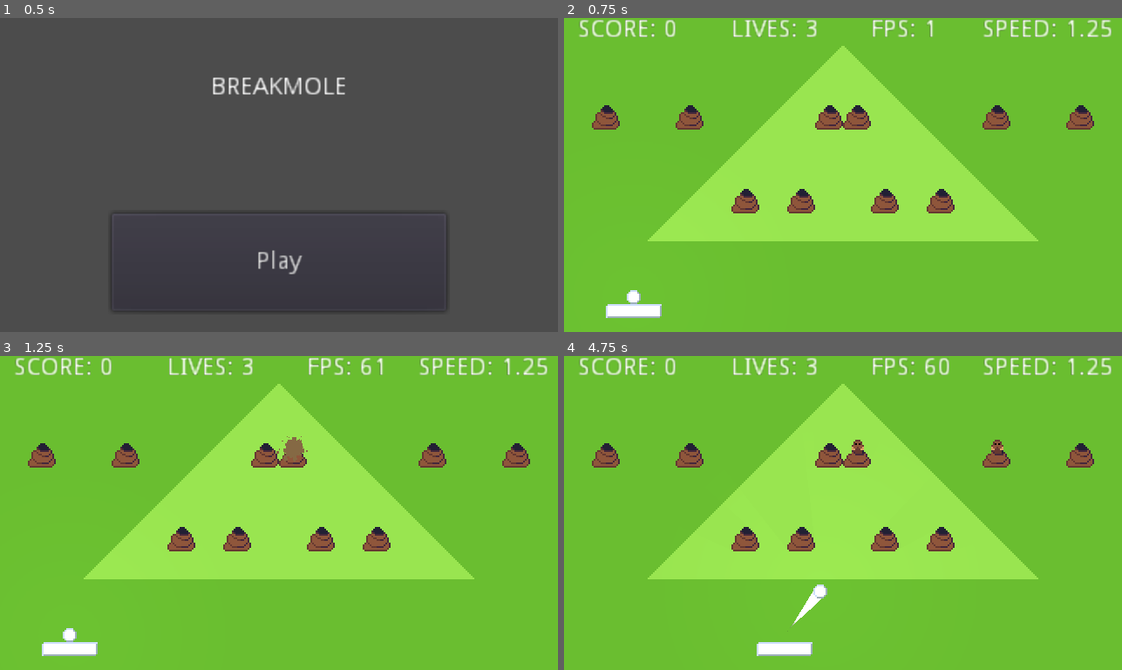
Above: before the commit, frames 1-4 (two rows, left to right).
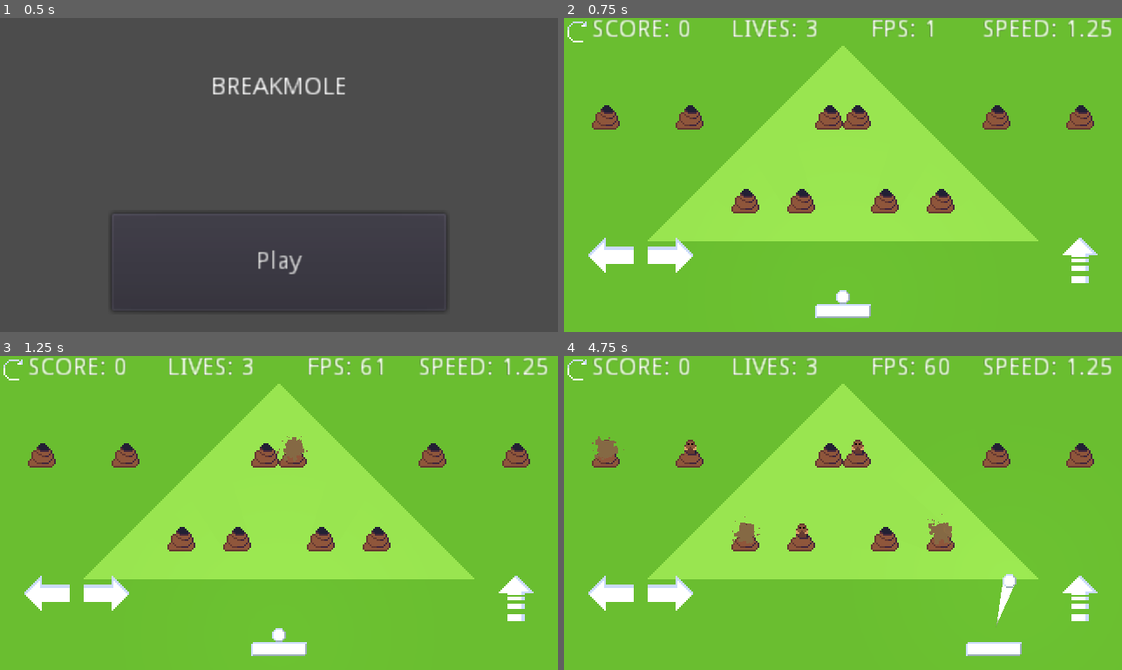
Above: after the commit, the same moments.

Repository: mibi88/BREAKMOLE
Game: Godot game, scene res://title.tscn
Same seed, same stepped clock (60 frames per second), same inputs: the game is played once before the commit and once after it.
Inputs (mouse positions are in pixels of both pictures, inside the frame that each line leads up to):
- Up to frame 1 (0.5 s): no input
- Up to frame 2 (0.75 s): click "Play" at 0.5 s
- Up to frame 3 (1.25 s): no input
- Up to frame 4 (4.75 s): click (580, 371) at 1.27 s; tap Enter at 2 s; hold Right (ui_right) 2.03-2.78 s; hold Left (ui_left) 2.78-3.53 s; hold Right (ui_right) 3.53-4.28 s; hold Up (ui_up) from 4.28 s (still down)

Frame 1 is identical in both runs. In frame 2, 2.9% of the frame differs, in the area x 0-96%, y 0-96%; in frame 3, 2.9%; in frame 4, 4.1%.

Commit message:
Some improvements

Diff:
--- a/Ball.gd
+++ b/Ball.gd
@@ -44,7 +44,7 @@
 	lives_label.set_text("LIVES: " + String(lives))
 	paddle_start_x = paddle.position.x
 	paddle_shape = paddle.get_node("PaddleShape")
-	paddle_width = paddle_shape.get_shape().get_extents().x
+	paddle_width = paddle_shape.get_shape().get_extents().x*2
 	reset()
 	speed_label.set_text("SPEED: " + str(ball_speed))
 	random.randomize()
@@ -62,6 +62,8 @@
 		x += speed*2
 	elif staying and !paddle.collision_left and Input.is_action_pressed("ui_left"):
 		x -= speed*2
+	if Input.is_action_pressed("ui_cancel"):
+		get_tree().change_scene("res://main_game.tscn")
 	if staying and Input.is_action_pressed("ui_up"):
 		staying = 0
 		rx = random.randf_range(225, 315)
@@ -99,13 +101,11 @@
 
 func _on_Paddle_body_entered(body):
 	if !staying:
-		var diff = (position.x - paddle_width*2) - paddle.position.x
+		var diff = global_position.x - paddle.position.x + paddle_width/2
 		var rot = max(min(diff/paddle_width, 1.0), 0.0) * 90
 		rx = rot + 225
 		if ball_speed < 8: ball_speed += 0.25
 		speed_label.set_text("SPEED: " + str(ball_speed))
-
-#func _on_Ball_body_entered(body):
 
 func collision():
 	var pos = tilemap.world_to_map(global_position - tilemap.global_position)
--- /dev/null
+++ b/TextureButton.gd
@@ -0,0 +1,8 @@
+extends TextureButton
+
+func _ready():
+	print("restart")
+
+
+func _on_TextureButton_pressed():
+	get_tree().change_scene("res://main_game.tscn")
--- a/main_game.tscn
+++ b/main_game.tscn
@@ -55,18 +55,17 @@
 script = ExtResource( 1 )
 
 [node name="Paddle" type="Area2D" parent="."]
+position = Vector2( 160, 168 )
 script = ExtResource( 3 )
 
 [node name="Paddle" type="Sprite" parent="Paddle"]
-position = Vector2( 40, 168 )
 texture = ExtResource( 7 )
 
 [node name="PaddleShape" type="CollisionShape2D" parent="Paddle"]
-position = Vector2( 40, 168 )
 shape = SubResource( 2 )
 
 [node name="Ball" type="KinematicBody2D" parent="."]
-position = Vector2( 40, 160 )
+position = Vector2( 160, 160 )
 script = ExtResource( 4 )
 
 [node name="Ball" type="Sprite" parent="Ball"]
@@ -114,8 +113,8 @@
 script = ExtResource( 6 )
 
 [node name="Score" type="Label" parent="."]
-margin_left = 8.0
-margin_right = 49.0
+margin_left = 16.0
+margin_right = 57.0
 margin_bottom = 14.0
 text = "SCORE"
 
--- a/mobile_controls.tscn
+++ b/mobile_controls.tscn
@@ -1,8 +1,10 @@
-[gd_scene load_steps=4 format=2]
+[gd_scene load_steps=6 format=2]
 
 [ext_resource path="res://assets/left_arrow.png" type="Texture" id=1]
 [ext_resource path="res://assets/right_arrow.png" type="Texture" id=2]
 [ext_resource path="res://assets/launch.png" type="Texture" id=3]
+[ext_resource path="res://assets/restart.png" type="Texture" id=4]
+[ext_resource path="res://TextureButton.gd" type="Script" id=5]
 
 [node name="MobileControls" type="CanvasLayer"]
 
@@ -25,3 +27,13 @@
 normal = ExtResource( 3 )
 action = "ui_up"
 visibility_mode = 1
+
+[node name="TextureButton" type="TextureButton" parent="."]
+margin_left = 2.0
+margin_top = 2.0
+margin_right = 17.0
+margin_bottom = 17.0
+texture_normal = ExtResource( 4 )
+script = ExtResource( 5 )
+
+[connection signal="pressed" from="TextureButton" to="TextureButton" method="_on_TextureButton_pressed"]
--- a/project.godot
+++ b/project.godot
@@ -27,6 +27,10 @@
 window/stretch/mode="2d"
 window/stretch/aspect="keep"
 
+[input_devices]
+
+pointing/emulate_touch_from_mouse=true
+
 [rendering]
 
 quality/driver/driver_name="GLES2"
Binary file added: assets/restart.png
Not shown, added: assets/restart.png.import
